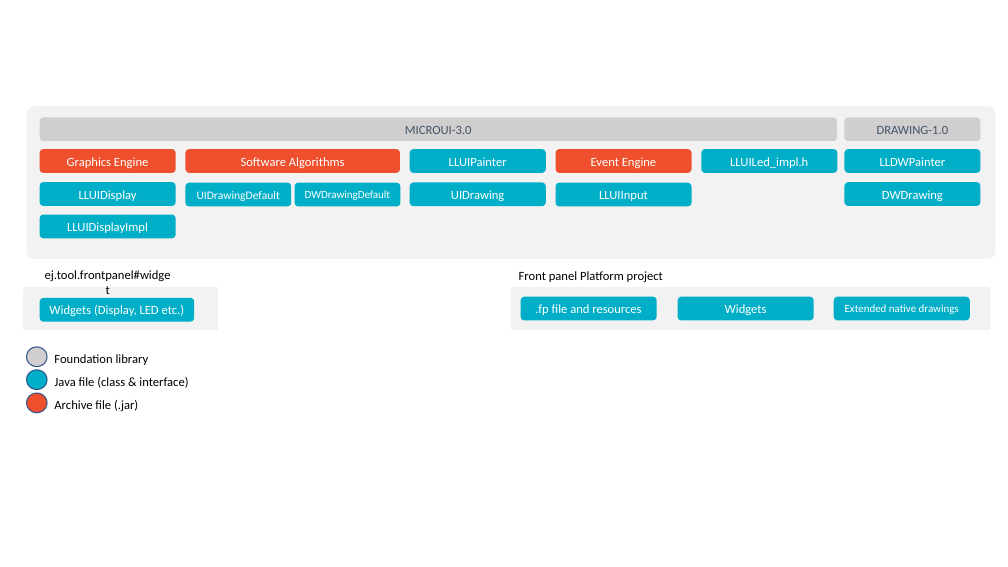
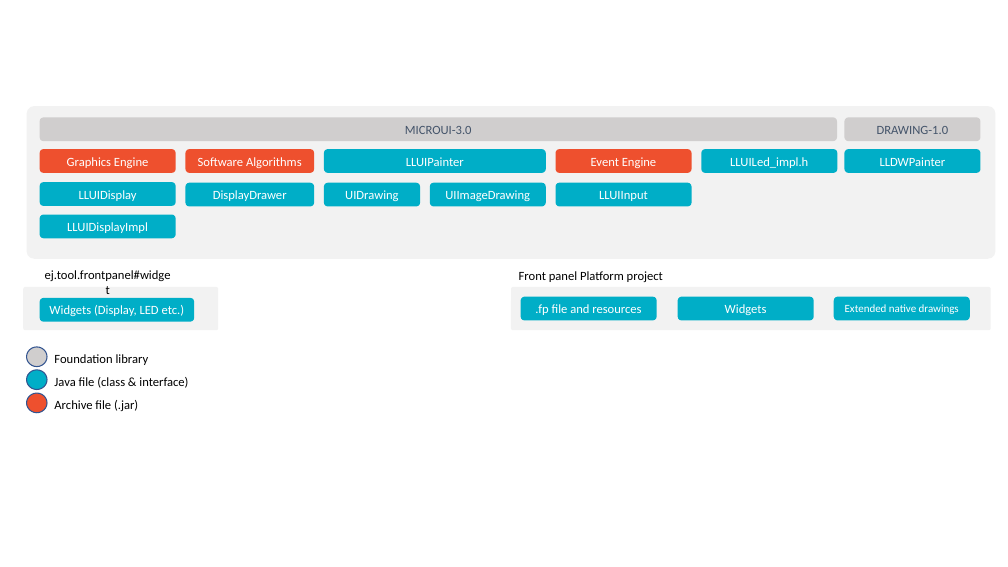
Before and after one commit to MicroEJ/docs, a slide deck: slide 2 of VEEPortingGuide/images/uiLL.pptx. Drawn at 1008x567 pixels with LibreOffice and Linux fonts; fonts in the diff are those of the drawing. Boxes give left, top, right and bottom in pixels: in the first picture for what was removed or moved away, otherwise in the second. Text is boxed around its words. In the diff, an @@ line names an element or a change of style, - is before the commit and + after.

```diff
--- a/VEEPortingGuide/images/uiLL.pptx
+++ b/VEEPortingGuide/images/uiLL.pptx
@@ rounded rectangle "Software Algorithms": place and size @@
-rounded rectangle "Software Algorithms" at (185, 149, 400, 172)
+rounded rectangle "Software Algorithms" at (185, 149, 314, 172)
@@ rounded rectangle "LLUIPainter": place and size @@
-rounded rectangle "LLUIPainter" at (410, 149, 546, 172)
+rounded rectangle "LLUIPainter" at (324, 149, 546, 172)
@@ rounded rectangle "DisplayDrawer": place and size @@
-rounded rectangle "DisplayDrawer" at (185, 183, 291, 206)
+rounded rectangle "DisplayDrawer" at (185, 183, 314, 206)
@@ text in rounded rectangle at (213, 190, 287, 201): text changed; size 11 to 12 pt @@
-UIDrawingDefault
+DisplayDrawer
@@ rounded rectangle removed at (295, 183, 401, 206) @@
-DWDrawingDefault
@@ rounded rectangle "UIDrawing": place and size @@
-rounded rectangle "UIDrawing" at (410, 182, 546, 206)
+rounded rectangle "UIDrawing" at (324, 183, 420, 206)
@@ rounded rectangle added at (430, 183, 546, 206), fill #00AEC7, 12 pt, text #FFFFFF @@
+UIImageDrawing
@@ rounded rectangle removed at (845, 182, 981, 206) @@
-DWDrawing
```
Also in this commit, not shown: 3 other files.
